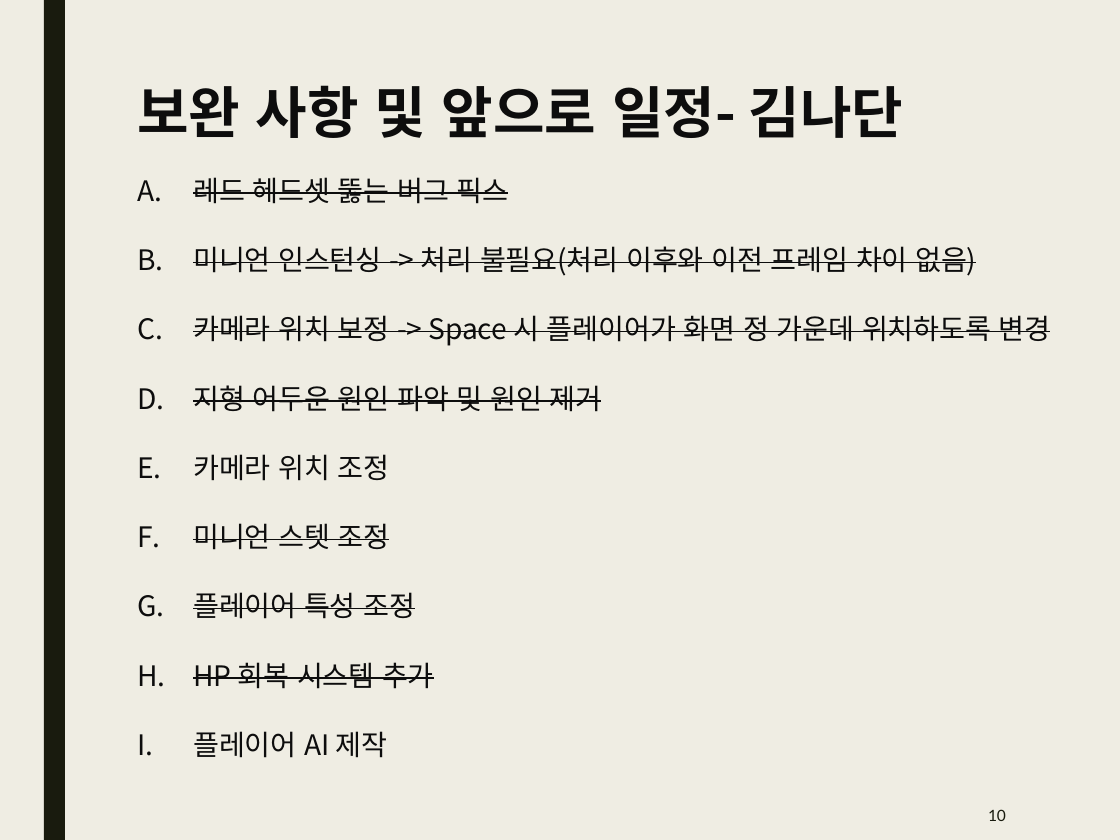
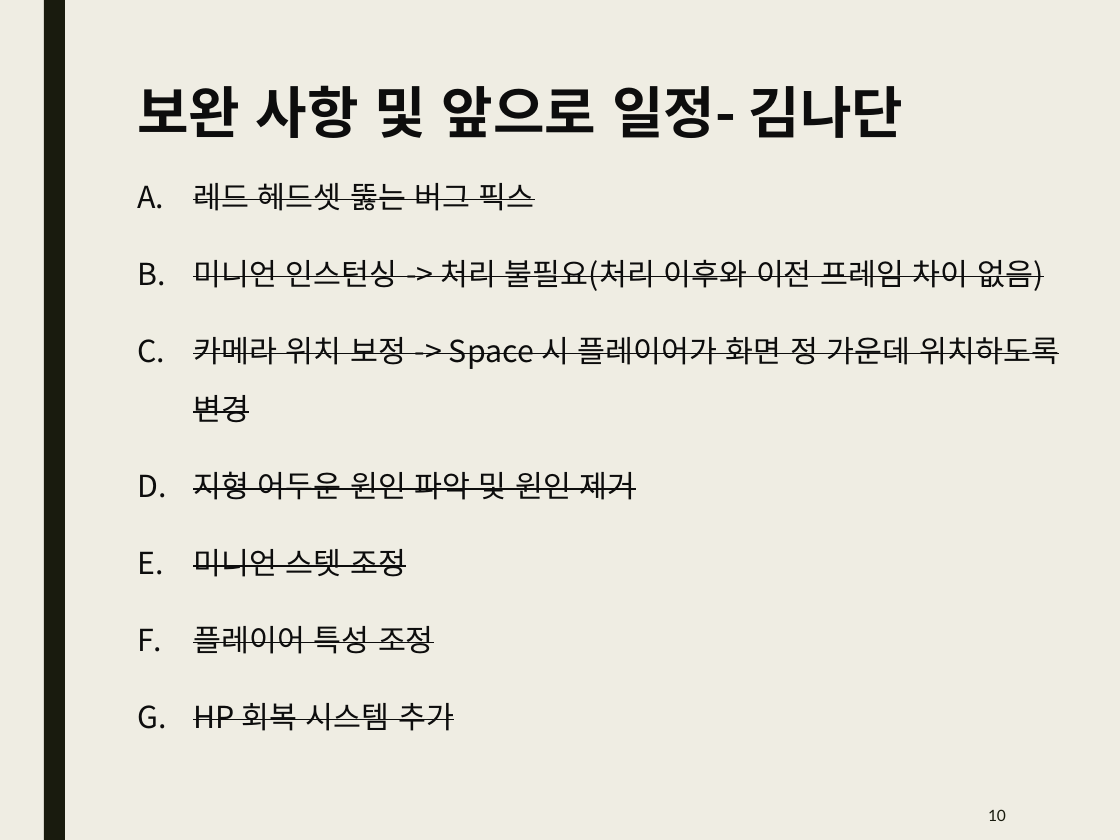
Before and after one commit to Kim2Kang/Documents, a slide deck: slide 10 of 진행사항.pptx. Drawn at 1120x840 pixels with LibreOffice and Linux fonts; fonts in the diff are those of the drawing. Boxes give left, top, right and bottom in pixels: in the first picture for what was removed or moved away, otherwise in the second. Text is boxed around its words. In the diff, an @@ line names an element or a change of style, - is before the commit and + after.

Commit message:
보고서 업데이트 다음 주차 보고서 양식 추가 진행 사항 추가 및 업데이트

```diff
--- a/진행사항.pptx
+++ b/진행사항.pptx
@@ text "레드 헤드셋 뚫는 버그 픽스" at [193, 183, 1059, 731]: size 18 to 19.5 pt; line spacing 1.5 to 1.6 @@
@@ text at [193, 454, 390, 481]: paragraph removed @@
-E. 카메라 위치 조정
@@ text at [193, 731, 388, 758]: paragraph removed @@
-I. 플레이어 AI 제작
```
Also in this commit, not shown: 1 other slide changed, 1 slide added, 2 other files.
